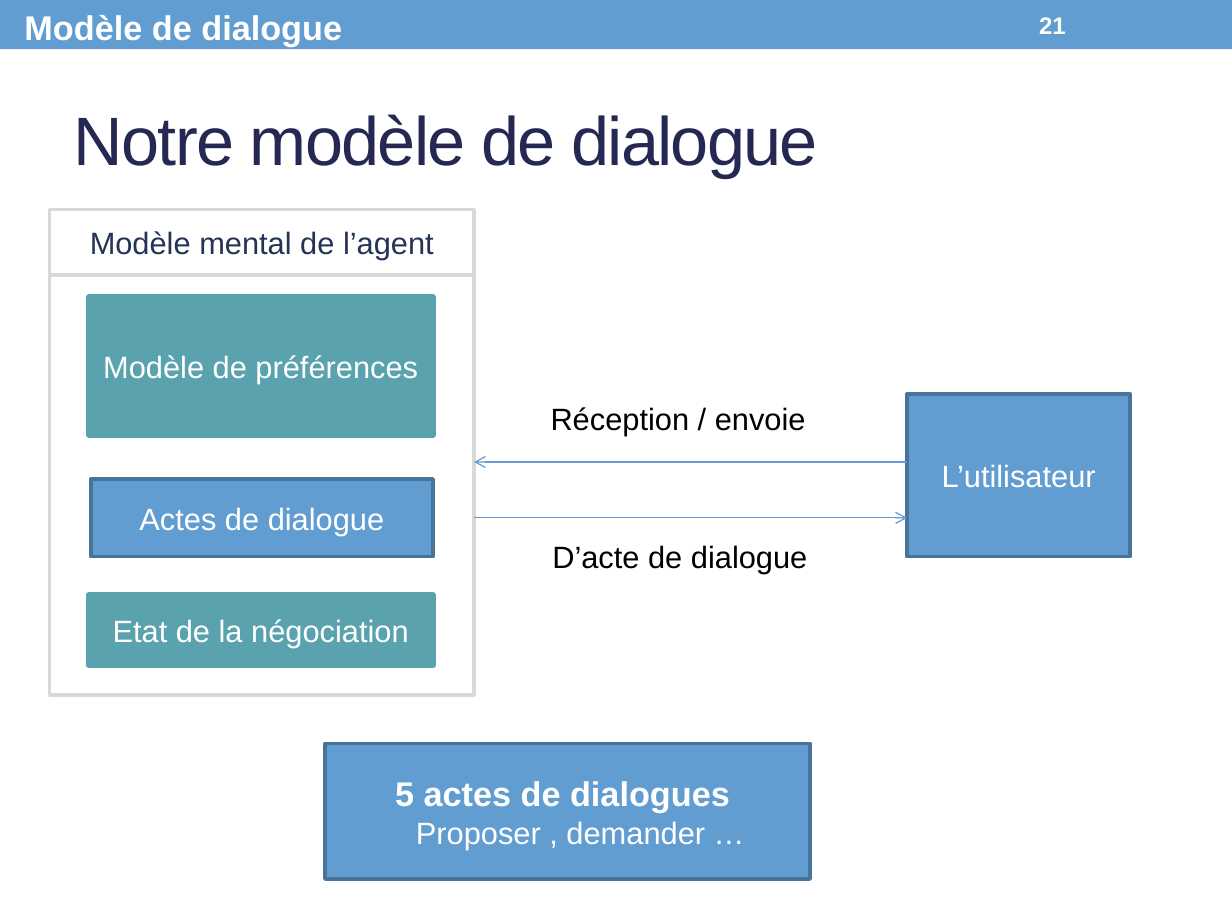
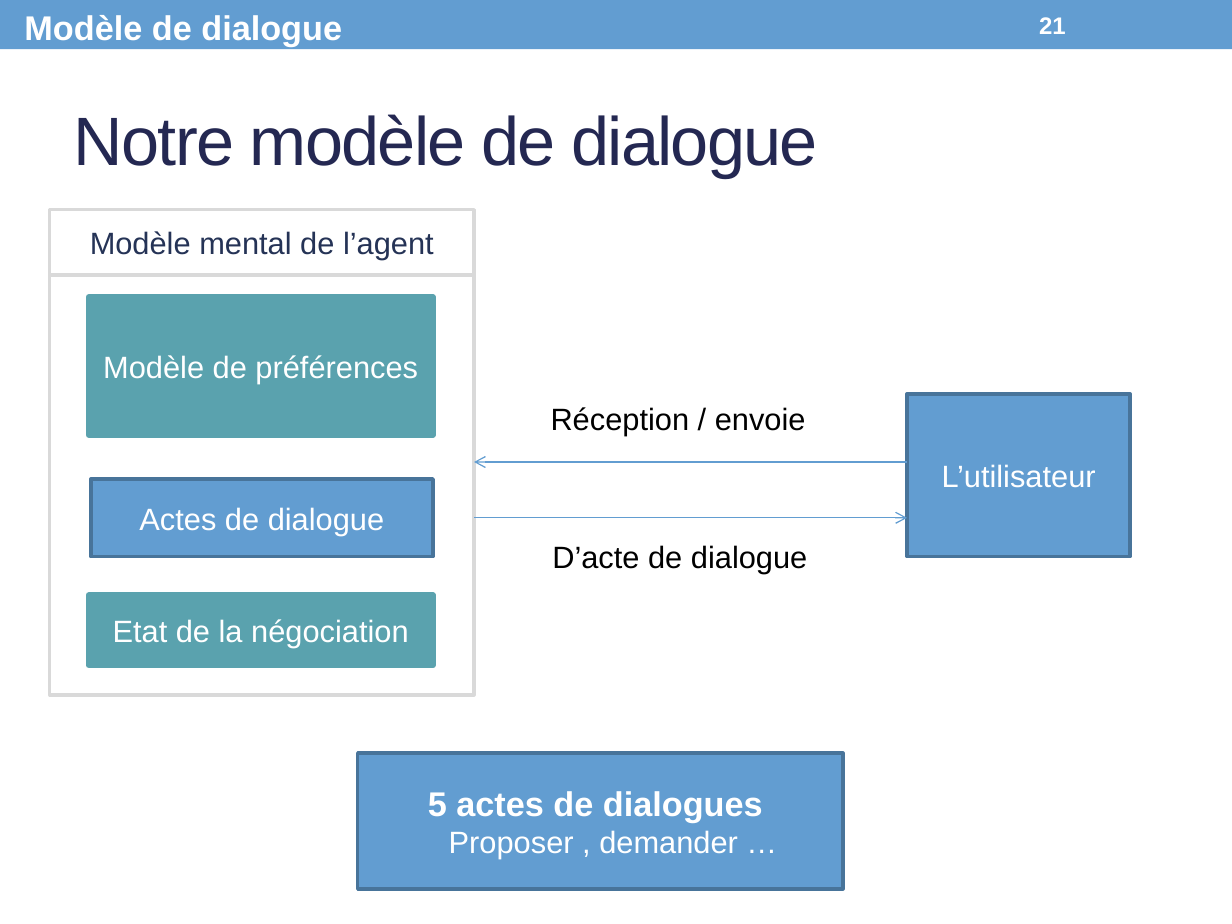
Before and after one commit to Olydia/Discolog, a slide deck: slide 21 of papers/Presentations/CPU_Presentation.pptx. Drawn at 1232x924 pixels with LibreOffice and Linux fonts; fonts in the diff are those of the drawing. Boxes give left, top, right and bottom in pixels: in the first picture for what was removed or moved away, otherwise in the second. Text is boxed around its words. In the diff, an @@ line names an element or a change of style, - is before the commit and + after.

```diff
--- a/papers/Presentations/CPU_Presentation.pptx
+++ b/papers/Presentations/CPU_Presentation.pptx
@@ rectangle "5 actes de dialogues": place and size @@
-rectangle "5 actes de dialogues" at <box>325,743,811,878</box>
+rectangle "5 actes de dialogues" at <box>357,753,843,888</box>
```
Also in this commit, not shown: 11 other slides changed.
